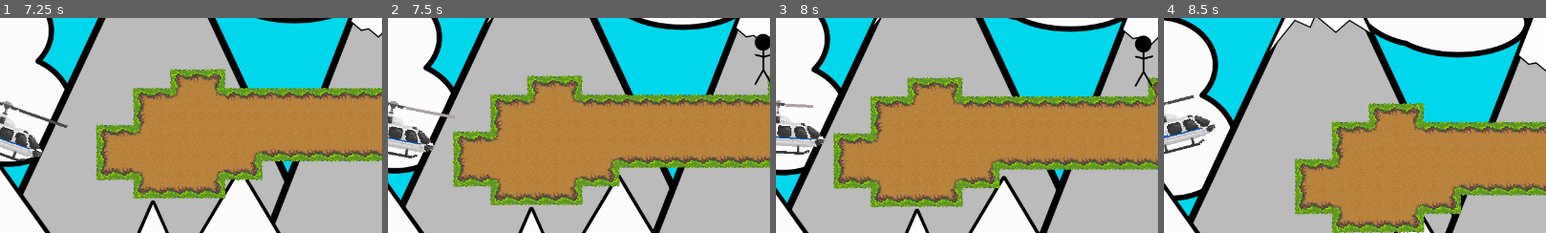
Above: before the commit, frames 1-4 (left to right).
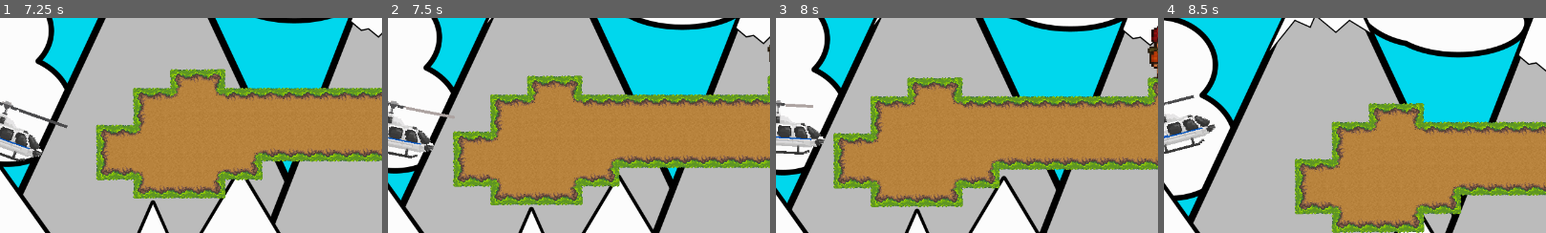
Above: after the commit, the same moments.

Repository: KeroPH/evac-havoc-3
Game: Godot game, scene res://scenes/menu.tscn
Same seed, same stepped clock (60 frames per second), same inputs: the game is played once before the commit and once after it.
Inputs (mouse positions are % of the whole screen's width and height, from its top left):
- Up to frame 1 (7.25 s): click "PLAY" at 0.5 s; click "01" at 1.25 s; tap Enter at 2, 3.5 s; drag from (50, 80) to (50, 47) at 2.02 s; tap Space at 2.75 s; drag from (30, 55) to (50, 77) at 2.77 s; move the mouse to (60, 28) at 3.52 s; hold Left (move_left) 3.53-4.25 s; drag from (45, 70) to (50, 47) at 4.27 s; move the mouse to (80, 65) at 5.02 s; hold Right (move_right) 5.03-5.75 s; tap Up (move_up) at 5.27 s; drag from (20, 35) to (42, 43) at 5.77 s; move the mouse to (55, 50) at 6.52 s; hold Right (move_right) from 6.53 s (still down); click (55, 50) at 6.67 s
- Up to frame 2 (7.5 s): release Right (move_right) at 7.25 s; drag from (35, 25) to (30, 55) at 7.27 s
- Up to frame 3 (8 s): no input
- Up to frame 4 (8.5 s): move the mouse to (72, 45) at 8.02 s; hold Left (move_left) from 8.03 s (still down); tap Up (move_up) at 8.27 s
The pictures show only the part of the screen within x 50-100%, y 25-75%; the shares and areas given below are measured in that part.

Frame 1 is identical in both runs. In frame 2, 0.4% of the frame differs, in the area x 96-100%, y 7-32%; in frame 3, 0.8%, in the area x 93-100%, y 3-32%; in frame 4, nothing differs.

Commit message:
Add sprite images and import configurations for characters
- Added person_0.png and its import configuration.
- Added person_1.png and its import configuration.
- Added person_2.png and its import configuration.
- Added person_3.png and its import configuration.

All images are processed with specific texture parameters to optimize performance and visual quality.

Diff:
--- a/scenes/levels/01.tscn
+++ b/scenes/levels/01.tscn
@@ -11,22 +11,22 @@
 tile_data = PoolIntArray( -2228139, 0, 0, -2228138, 0, 327681, -2228137, 0, 2, -2162604, 0, 0, -2162603, 0, 327682, -21 …(21276 unchanged characters)…
 
 [node name="person" parent="people" index="0" groups=["people"] instance=ExtResource( 3 )]
-position = Vector2( 1202.94, -554.036 )
+position = Vector2( 1235, -569 )
 
 [node name="person2" parent="people" index="1" groups=["people"] instance=ExtResource( 3 )]
-position = Vector2( 3001.66, -212.507 )
+position = Vector2( 3001, -227 )
 
 [node name="person3" parent="people" index="2" groups=["people"] instance=ExtResource( 3 )]
-position = Vector2( 3753.03, -212.507 )
+position = Vector2( 3754, -227 )
 
 [node name="person4" parent="people" index="3" groups=["people"] instance=ExtResource( 3 )]
-position = Vector2( 3499.62, -995.577 )
+position = Vector2( 3500, -1001 )
 
 [node name="person5" parent="people" index="4" groups=["people"] instance=ExtResource( 3 )]
-position = Vector2( 2530.96, -1020.58 )
+position = Vector2( 2531, -1034 )
 
 [node name="person6" parent="people" index="5" groups=["people"] instance=ExtResource( 3 )]
-position = Vector2( 2094.17, -1020.95 )
+position = Vector2( 2097, -1034 )
 
 [node name="shape" parent="helipad" index="1"]
 position = Vector2( 0, -23 )
--- a/scenes/levels/02.tscn
+++ b/scenes/levels/02.tscn
@@ -11,22 +11,22 @@
 tile_data = PoolIntArray( -3932111, 0, 0, -3932110, 0, 327681, -3932109, 0, 1, -3932108, 0, 327681, -3932107, 0, 327681 …(27370 unchanged characters)…
 
 [node name="person" parent="people" index="0" groups=["people"] instance=ExtResource( 1 )]
-position = Vector2( 675.553, -470.557 )
+position = Vector2( 677, -476 )
 
 [node name="person2" parent="people" index="1" groups=["people"] instance=ExtResource( 1 )]
-position = Vector2( 1271.9, -475.216 )
+position = Vector2( 1270, -507 )
 
 [node name="person3" parent="people" index="2" groups=["people"] instance=ExtResource( 1 )]
-position = Vector2( 228.29, -1486.22 )
+position = Vector2( 227, -1498 )
 
 [node name="person4" parent="people" index="3" groups=["people"] instance=ExtResource( 1 )]
-position = Vector2( 1439.63, -1863.59 )
+position = Vector2( 1441, -1871 )
 
 [node name="person5" parent="people" index="4" groups=["people"] instance=ExtResource( 1 )]
-position = Vector2( 1817, -1863.59 )
+position = Vector2( 1826, -1871 )
 
 [node name="person6" parent="people" index="5" groups=["people"] instance=ExtResource( 1 )]
-position = Vector2( 3745.82, -1407.01 )
+position = Vector2( 3748, -1403 )
 
 [node name="person7" parent="people" index="6" groups=["people"] instance=ExtResource( 1 )]
-position = Vector2( 2692.89, -661.576 )
+position = Vector2( 2699, -661 )
--- a/scenes/person.tscn
+++ b/scenes/person.tscn
@@ -1,6 +1,6 @@
 [gd_scene load_steps=4 format=2]
 
-[ext_resource path="res://assets/sprites/person.svg" type="Texture" id=1]
+[ext_resource path="res://assets/sprites/persons/person_0.png" type="Texture" id=1]
 [ext_resource path="res://scripts/person.gd" type="Script" id=2]
 
 [sub_resource type="RectangleShape2D" id=1]
@@ -12,6 +12,8 @@
 script = ExtResource( 2 )
 
 [node name="Sprite" type="Sprite" parent="."]
+position = Vector2( -3.8147e-06, 0 )
+scale = Vector2( 3.2, 3.2 )
 texture = ExtResource( 1 )
 
 [node name="CollisionShape2D" type="CollisionShape2D" parent="."]
--- a/scripts/person.gd
+++ b/scripts/person.gd
@@ -2,10 +2,55 @@
 
 signal person_saved
 
+# Optional: drag textures here in the editor to define the pool explicitly.
+export(Array, Texture) var texture_variants = []
+# Auto-scan fallback: look in this folder for textures whose filenames start with the prefix below.
+export(String) var variants_dir = "res://assets/sprites/persons"
+export(String) var filename_prefix = "person"
+
 func _ready():
+	randomize()
+	_randomize_sprite()
 	connect("body_entered", self, "_on_body_entered")
 
 func _on_body_entered(body):
 	if body is Player:
 		emit_signal("person_saved")
 		queue_free()
+
+func _randomize_sprite():
+	var sprite = get_node_or_null("Sprite")
+	if sprite == null:
+		return
+
+	var chosen = null
+	if texture_variants != null and texture_variants.size() > 0:
+		chosen = texture_variants[randi() % texture_variants.size()]
+	else:
+		var files = _scan_for_textures()
+		if files.size() > 0:
+			var path = files[randi() % files.size()]
+			if ResourceLoader.exists(path):
+				chosen = load(path)
+
+	if chosen != null and chosen is Texture:
+		sprite.texture = chosen
+
+func _scan_for_textures():
+	var results = []
+	var d = Directory.new()
+	if d.open(variants_dir) != OK:
+		return results
+	d.list_dir_begin(true, true)
+	var n = d.get_next()
+	while n != "":
+		if not d.current_is_dir():
+			if n.begins_with(filename_prefix) and _is_texture_file(n):
+				results.append(variants_dir + "/" + n)
+		n = d.get_next()
+	d.list_dir_end()
+	return results
+
+func _is_texture_file(name):
+	var low = String(name).to_lower()
+	return low.ends_with(".png") or low.ends_with(".jpg") or low.ends_with(".jpeg") or low.ends_with(".webp") or low.ends_with(".svg")
Binary file added: assets/sprites/persons/person_0.png
Not shown, added: assets/sprites/persons/person_0.png.import
Binary file added: assets/sprites/persons/person_1.png
Not shown, added: assets/sprites/persons/person_1.png.import
Binary file added: assets/sprites/persons/person_2.png
Not shown, added: assets/sprites/persons/person_2.png.import
Binary file added: assets/sprites/persons/person_3.png
Not shown, added: assets/sprites/persons/person_3.png.import
